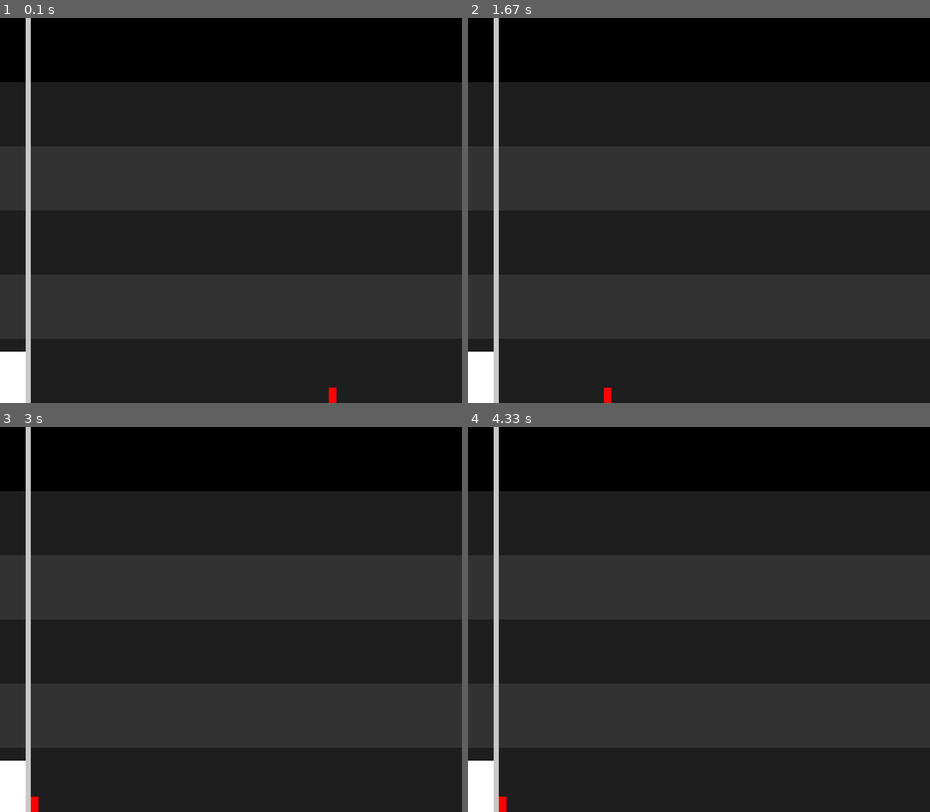
Above: before the commit, frames 1-4 (two rows, left to right).
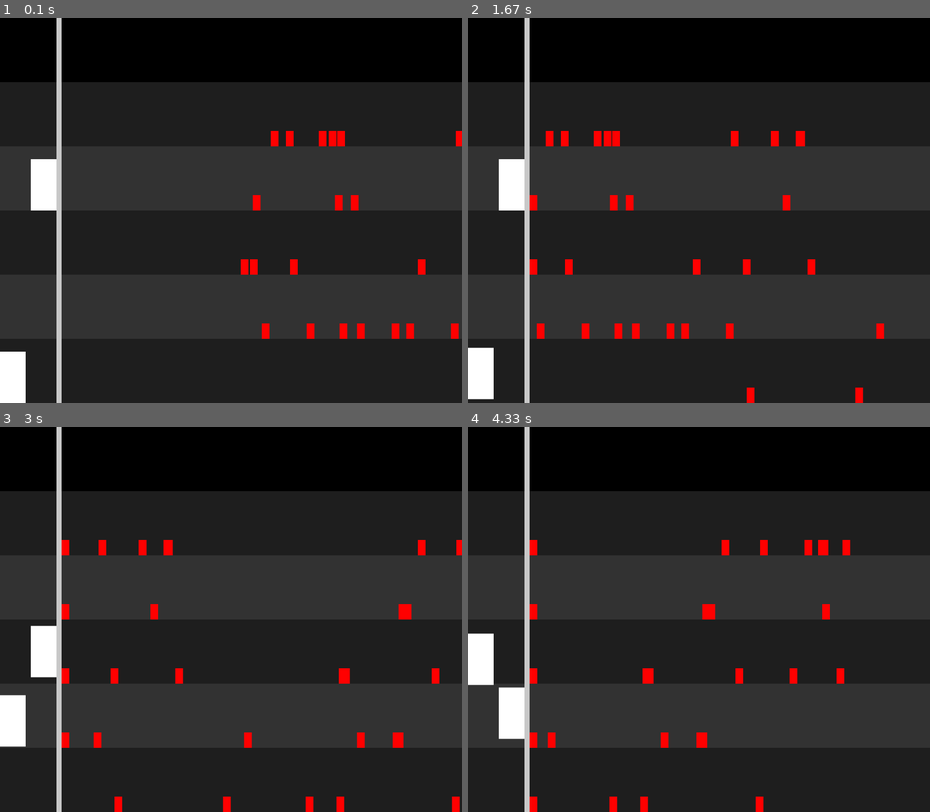
Above: after the commit, the same moments.

Repository: niklasdhein/EiP-Praktium-Aufzugssimulation
Game: pygame game, started from simulation.py
The game is run twice, just before and just after one commit, with the same random seed, the same clock (stepped at 60 frames per second) and the same inputs.
Inputs:
- Up to frame 1 (0.1 s): no input
- Up to frame 2 (1.67 s): no input
- Up to frame 3 (3 s): no input
- Up to frame 4 (4.33 s): no input

The runs differ from the first frame. In frame 1, 4.4% of the frame differs, in the area x 5-100%, y 0-100%; in frame 2, 5.0%; in frame 3, 6.3%, in the area x 0-100%, y 0-100%; in frame 4, 6.2%.

Commit message:
aufzug logik und passagiere einladen

Diff:
--- a/elevator.py
+++ b/elevator.py
@@ -1,7 +1,6 @@
 from building import Building
 
 class Elevator:
-    height = 200
     def __init__(self, elevator_controller: ElevatorController, capacity: int, speed: float) -> None:
         self.elevator_controller = elevator_controller  # parent controller
         self.capacity = capacity    # capacity in kg
@@ -12,11 +11,10 @@
         else:
             self.width = 100
 
-        self.level = 0              # tracks the current level of the elevator
         self.direction = 0          # tracks the direction the elevator is moving
         self.queue = []             # tracks the target levels
         self.target_level = None    # tracks the level travelling to
-        self.target_y = None        # tracks target y coordinate
+        self.target_y = None        # target y coordinate
 
         self.graphics = None        # stores the pygame object like rect, sprite, ..
 
@@ -30,18 +28,22 @@
 
         return load
 
-    # passenger enters elevator
-    def enter(self, passenger) -> None:
-        self.passengers.append(passenger)
-        # check if overloaded
-        if self.get_load() > self.capacity:
-            self.passengers.pop()
-            return
-        # add target_level to queue
-        elif passenger.target_level not in self.queue:
-            self.queue.append(passenger.target_level)
-        # passenger is in elevator
-        passenger.state = passenger.in_elevator
+    def enter_passengers(self, passengers: [Passenger]) -> None:
+        for passenger in passengers:
+            if passenger.states["elevator_called"]:
+                passenger.states["in_elevator"] = True
+                self.passengers.append(passenger)
+
+    def handle_arrival_at_target(self) -> None:
+        # remove the call from the level
+        self.target_level.up_pressed = False
+        self.target_level.down_pressed = False
+
+        # load in passengers
+        self.enter_passengers(self.target_level.passengers)
+
+        # stop elevator from moving
+        self.remove_target()
 
     def move_to_target(self, dt: float) -> None:
         """
@@ -52,25 +54,24 @@
         # move the elevator a bit each frame
         self.graphics.y += self.direction * self.speed * dt
 
-        self.level = (self.elevator_controller.building.bottom_y - self.graphics.y) //\
-            self.elevator_controller.building.levels[0].height
-
         # check if it has arrived
-        if self.direction == -1 and self.graphics.y <= self.target_y\
+        if self.direction == 0\
+        or self.direction == -1 and self.graphics.y <= self.target_y\
         or self.direction == 1 and self.graphics.y >= self.target_y:
-            self.graphics.y = self.target_y
-            self.remove_target()
+            self.graphics.y = self.target_y # prevent clipping
+            self.handle_arrival_at_target()
 
     def remove_target(self) -> None:
         """
-        Little function, that just clears up variables used to manage travelling
-        to save resources.
+        A target is removed, when the elevator arrives.
         """
+        # remove target from elevator
         self.target_level = None
         self.target_y = None
         self.direction = 0
+        self.queue.pop(0)
 
-    def set_target(self, target_level: int) -> None:
+    def set_target(self, target_level: Level) -> None:
         """
         Calculates the target y postion and sets the target level
         the elevator should travel to.
@@ -78,17 +79,15 @@
         each level as well as the window height, since the building is
         drawn bottom to top.
         """
-        building = self.elevator_controller.building
-
-        print("target level: " + str(target_level))
-
-        # calculate target y position
-        target_y = building.levels[target_level].graphics.y + building.levels[target_level].height - self.height
-
-        # return if elevator is already at exactly this positon
-        if target_y == self.graphics.y: return
+        target_y = target_level.graphics.y + target_level.graphics.height - self.graphics.height
 
         self.target_level = target_level
         self.target_y = target_y
         if self.graphics.y < self.target_y: self.direction = 1
         elif self.graphics.y > self.target_y: self.direction = -1
+        else: self.direction = 0
+
+    def add_to_queue(self, target_level: Level) -> None:
+        self.queue.append(target_level)
+        if self.target_level == None:
+            self.set_target(self.queue[0])
--- a/elevator_controller.py
+++ b/elevator_controller.py
@@ -11,33 +11,25 @@
 
         self.create_random_elevators()  # fills self.elevators
 
-        self.call_buttons = {}
-        for i in range(self.building.level_count):
-            self.call_buttons[i] = {
-                "up": False,
-                "down": False
-                }
+        # stores all elevator calls from all levels.
+        # the calls are seperated in up and down calls for later
+        # optimization.
+        self.elevator_calls = {
+            "up": [],
+            "down": []
+        }
 
-    def call_elevator(self, to_level: int) -> None:
-        self.call_buttons[to_level]["up"] = True
-
-    def update_elevators(self, dt: float) -> None:
+    def update(self, dt: float) -> None:
         """
         The controller is like the head control-unit of all elevators.
         """
 
-        # check for new elevator calls
-        for i in self.call_buttons:
-            if self.call_buttons[i]["up"]:
-                print(f"Person in Etage {i} möchte nach oben.")
-                self.elevators[0].set_target(target_level=i)
-                self.call_buttons[i]["up"] = False
-            elif self.call_buttons[i]["down"]:
-                print(f"Person in Etage {i} möchte nach unten.")
-                self.elevators[0].set_target(target_level=i)
-                self.call_buttons[i]["down"] = False
+        self.check_for_new_calls()
+        self.try_to_send_elevator_to_call()
+        self.let_all_elevators_move(dt=dt)
 
-        # move elevators
+    def let_all_elevators_move(self, dt: float) -> None:
+        # move elevators if they have a target
         for elevator in self.elevators:
             if elevator.target_level != None:
                 elevator.move_to_target(dt)
@@ -48,17 +40,43 @@
         the controller.
         """
         offset_x = 0
-        for i in range(random.randint(1, 1)):
+        for i in range(random.randint(2, 2)):
             # instantiate the elevator
             random_elevator = Elevator(elevator_controller=self, capacity=random.randint(300, 2500), speed=200)
             random_elevator.level = random.randint(0, self.building.level_count-1)
 
             # instantiate the pygame part
-            random_elevator.graphics = pygame.Rect(offset_x, self.building.bottom_y - self.building.levels[0].height\
-                * random_elevator.level - Elevator.height, random_elevator.width, Elevator.height)
+            random_elevator.graphics = pygame.Rect(offset_x, self.building.bottom_y - self.building.levels[0].graphics.height\
+                * random_elevator.level - 200, random_elevator.width, 200)
             offset_x += random_elevator.width + margin_x
 
             self.elevators.append(random_elevator)
+
+    def try_to_send_elevator_to_call(self) -> None:
+        # handle which elevator travels to which floor
+        for i in range(len(self.elevator_calls["up"])):
+            for elevator in self.elevators:
+                if len(elevator.queue) == 0:
+                    elevator.add_to_queue(self.elevator_calls["up"][i])
+                    self.elevator_calls["up"].pop(i)
+                    break
+
+        for i in range(len(self.elevator_calls["down"])):
+            for elevator in self.elevators:
+                if len(elevator.queue) == 0:
+                    elevator.add_to_queue(self.elevator_calls["down"][i])
+                    self.elevator_calls["down"].pop(i)
+                    break
+
+    def check_for_new_calls(self) -> None:
+        # check for elevator calls.
+        # if a elevator was called and the elevator controller did
+        # not yet know about this level it adds it to a list of calls.
+        for level in self.building.levels:
+            if level.up_pressed and level not in self.elevator_calls["up"] and not self.any_elevator_has_level_in_queue(level):
+                self.elevator_calls["up"].append(level)
+            elif level.down_pressed and level not in self.elevator_calls["down"] and not self.any_elevator_has_level_in_queue(level):
+                self.elevator_calls["down"].append(level)
 
     def get_total_elevators_width(self, margin_x: int=20) -> int:
         """
@@ -70,3 +88,12 @@
             width += elevator.graphics.width
         width += margin_x * (len(self.elevators)-1)
         return width
+
+    def any_elevator_has_level_in_queue(self, level: Level) -> bool:
+        """
+        Checks if any elevator is travelling to that level.
+        """
+        for elevator in self.elevators:
+            if level in elevator.queue:
+                return True
+        return False
--- a/level.py
+++ b/level.py
@@ -1,12 +1,19 @@
 import pygame
 
 class Level:
-    height = 250
     def __init__(self, building: Building, level: int) -> None:
         self.building = building    # building the level belongs to
         self.level = level          # level of the level
+        self.up_pressed = False     # tracks if someone pressed up
+        self.down_pressed = False   # or down button for elevator
 
-        self.passengers = None      # list of passengers in the level
+        self.passengers = []        # list of passengers in the level
 
-        self.graphics = pygame.Rect(0, self.building.bottom_y - (self.level+1) * self.height,\
-            self.building.width, self.height)
+        self.graphics = pygame.Rect(0, self.building.bottom_y - (self.level+1) * 250,\
+            self.building.width, 250)
+
+    def call_elevator_up(self) -> None:
+        self.up_pressed = True
+
+    def call_elevator_down(self) -> None:
+        self.down_pressed = True
--- a/passenger.py
+++ b/passenger.py
@@ -2,17 +2,28 @@
 import random
 
 class Passenger:
-    def __init__(self, building: Building, target_level: int=0, weight: int=80 , patience: int=0) -> None:
-        self.building = building
-        self.travel_target_level = target_level    # level the passenger wants to travel to
-        self.current_level = random.randint(0, self.building.level_count-1)
+    def __init__(self, current_level: Level, target_level: Level, weight: int=80) -> None:
+        """
+        Passenger itself contains following:
+            - level in which he is currently
+            - a target level he wants to travel to
+            - weight of the passenger
+            - keeps track of the current level he is in
+            - an x position he walks towards to
+            - a fixed walking speed
+            - keeps track of direction he is walking in
+            - states which he can be in
+            - graphics which stores the pygame object
+        """
+        self.current_level = current_level  # level the passenger is in currently
+        self.current_level.passengers.append(self)
+        self.target_level = target_level    # level the passenger wants to travel to
 
-        self.walk_target_x = building.elevator_controller.get_total_elevators_width() + 20
+        self.walk_target_x = self.current_level.building.elevator_controller.get_total_elevators_width() + 20
         self.walk_speed = 500
         self.walk_direction = -1
 
         self.states = {
-            "waiting": False,
             "elevator_called": False,
             "annoyed": False,
             "in_elevator": False,
@@ -21,15 +32,19 @@
             "travel_target_level_reached": False
         }
 
-        # self.weight = weight                      # weight in kg
-        # self.deadline = pygame.time.get_ticks() + patience # time between creation and annoyance
-        # self.state = self.waiting                          # current state
-
-        # visuals
-        self.graphics = pygame.Rect(random.randint(self.building.width // 2, self.building.width * 2), self.building.bottom_y - \
-            self.current_level * self.building.levels[0].height - 60, 30, 60)
+        self.graphics = pygame.Rect(
+            random.randint(self.current_level.building.width // 2, self.current_level.building.width * 2),
+            self.current_level.building.bottom_y - self.current_level.level * self.current_level.graphics.height - 60,
+            30,
+            60
+            )
 
     def move_to_target_x(self, dt: float) -> None:
+        """
+        Moves the passenger towards its target.
+        Does not check if a target is actually set.
+        Checks if target is reached.
+        """
         self.graphics.x += self.walk_direction * self.walk_speed * dt
 
         # target reached
@@ -39,39 +54,28 @@
             self.walk_target_x = None
 
             self.states["walking"] = False
-            self.states["waiting"] = True
 
+    def update(self, dt: float) -> None:
+        """
+        Updates the passengers action according to the state he is in.
+        """
 
-    #check state
-    def update(self, dt: float) -> None:
         # walk to the elevator
         if self.states["walking"]:
             self.move_to_target_x(dt=dt)
 
         # call elevator
-        elif self.states["waiting"] and not self.states["elevator_called"]:
+        elif not self.states["elevator_called"]:
             self.states["elevator_called"] = True
-            self.building.elevator_controller.call_elevator(to_level=self.current_level)
 
-        """
-        if self.state == self.waiting:
-            time = pygame.time.get_ticks()
-            if time >= self.deadline:
-                self.state = self.annoyed
+            # decide wether travel up or down
+            if self.target_level.level > self.current_level.level:
+                self.current_level.call_elevator_up()
+            elif self.target_level.level < self.current_level.level:
+                self.current_level.call_elevator_down()
 
-        elif self.state == self.annoyed:
-            #zum Treppenhaus laufen
-            pass
-
-        elif self.state == self.in_elevator:
-            pass
-
-        elif self.state == self.using_staircase:
-            pass
-
-        elif self.state == self.walking:
-            pass
-
-        elif self.state == self.target_reached:
-            pass
-        """
+        # in elevator
+        elif self.states["in_elevator"]:
+            if self.graphics.width + self.graphics.height > 0:
+                self.graphics.width = 0
+                self.graphics.height = 0
--- a/simulation.py
+++ b/simulation.py
@@ -36,8 +36,14 @@
 
 # create a test passenger
 test_passengers = []
-for i in range(1):
-    test_passengers.append(Passenger(building=building))
+for i in range(50):
+    random_start_level = building.levels[random.randint(0, building.level_count-1)]
+    random_target_level = -1
+    while True:
+        random_target_level = building.levels[random.randint(0, building.level_count-1)]
+        if random_target_level != random_start_level:
+            break
+    test_passengers.append(Passenger(current_level=random_start_level, target_level=random_target_level))
 
 # === game loop ===
 
@@ -55,7 +61,7 @@
 
     # === calculations ===
 
-    elevator_controller.update_elevators(dt=dt)
+    elevator_controller.update(dt=dt)
     for passenger in test_passengers:
         passenger.update(dt=dt)
 
